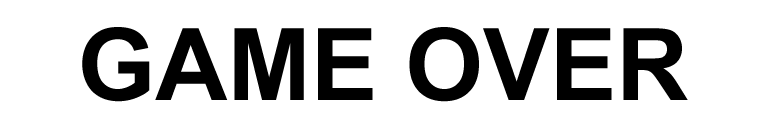
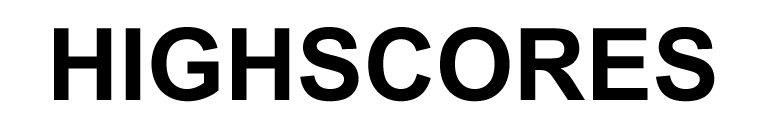
Layers edited between the first and the second 768 × 128 image:
hid "GAME OVER" over box(82, 27, 688, 102)
renamed "HIGHSCORE" to "HIGHSCORES", showed it, painted on it over box(54, 27, 715, 102)
